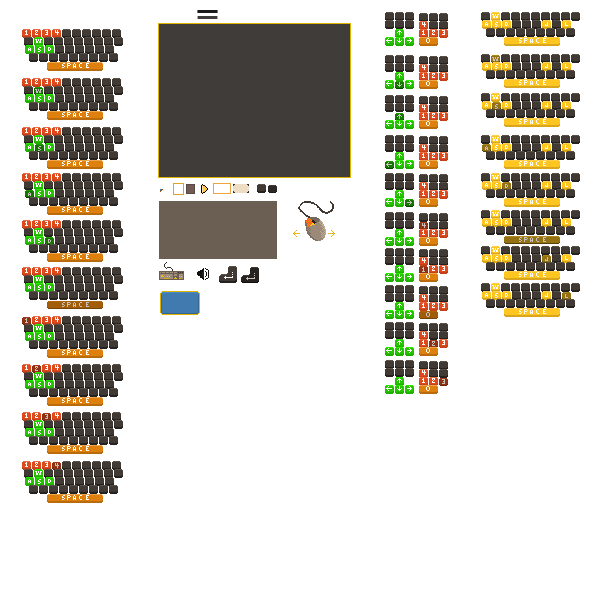
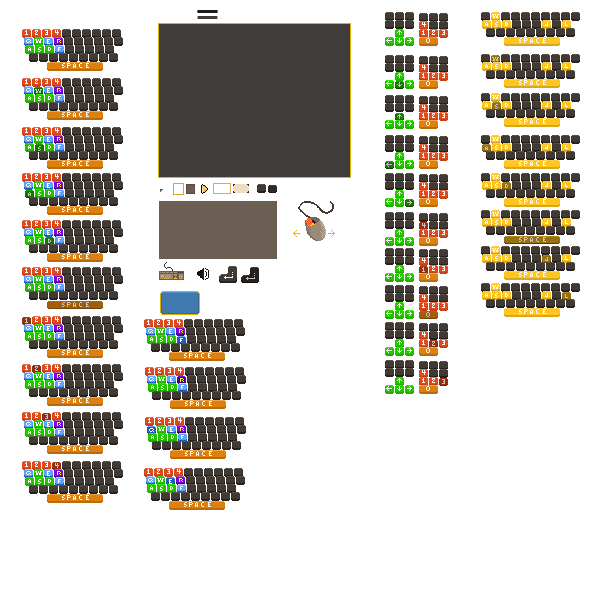
Revision of a layered w=600, h=600 image; what changed, layer by layer:
moved "Keyboard - 4 Clicked" above "Keyboard - 3 Clicked", painted on it over [24, 469, 64, 486]
moved "Keyboard - 3 Clicked" above "Keyboard - 2 Clicked", painted on it over [24, 420, 64, 437]
moved "Keyboard - 2 Clicked" above "Keyboard - 1 Clicked", painted on it over [24, 372, 64, 389]
moved "Keyboard - 1 Clicked" above "Keyboard - Space Clicked", painted on it over [24, 324, 64, 341]
moved "Keyboard - Space Clicked" above "Keyboard - D Clicked", painted on it over [24, 275, 64, 292]
moved "Keyboard - D Clicked" above "Keyboard - A Clicked", painted on it over [24, 228, 64, 245]
moved "Keyboard - A Clicked" above "Keyboard - S Clicked", painted on it over [24, 181, 64, 198]
moved "Keyboard - S Clicked" above "Keyboard - W Clicked", painted on it over [24, 135, 64, 152]
moved "Keyboard - W Clicked" above "Keyboard - R Clicked", painted on it over [24, 86, 64, 103]
added layer "Keyboard - R Clicked" above "Keyboard - Q Clicked" over [145, 367, 246, 409]
added layer "Keyboard - Q Clicked" above "Keyboard - E Clicked" over [145, 417, 246, 459]
added layer "Keyboard - E Clicked" above "Keyboard - F Clicked" over [144, 468, 245, 510]
added layer "Keyboard - F Clicked" above "Keyboard - No Clicked" over [144, 319, 245, 361]
renamed "Keyboard - No Click" to "Keyboard - No Clicked", moved it above "Key - Clicked", painted on it over [24, 37, 64, 54]
